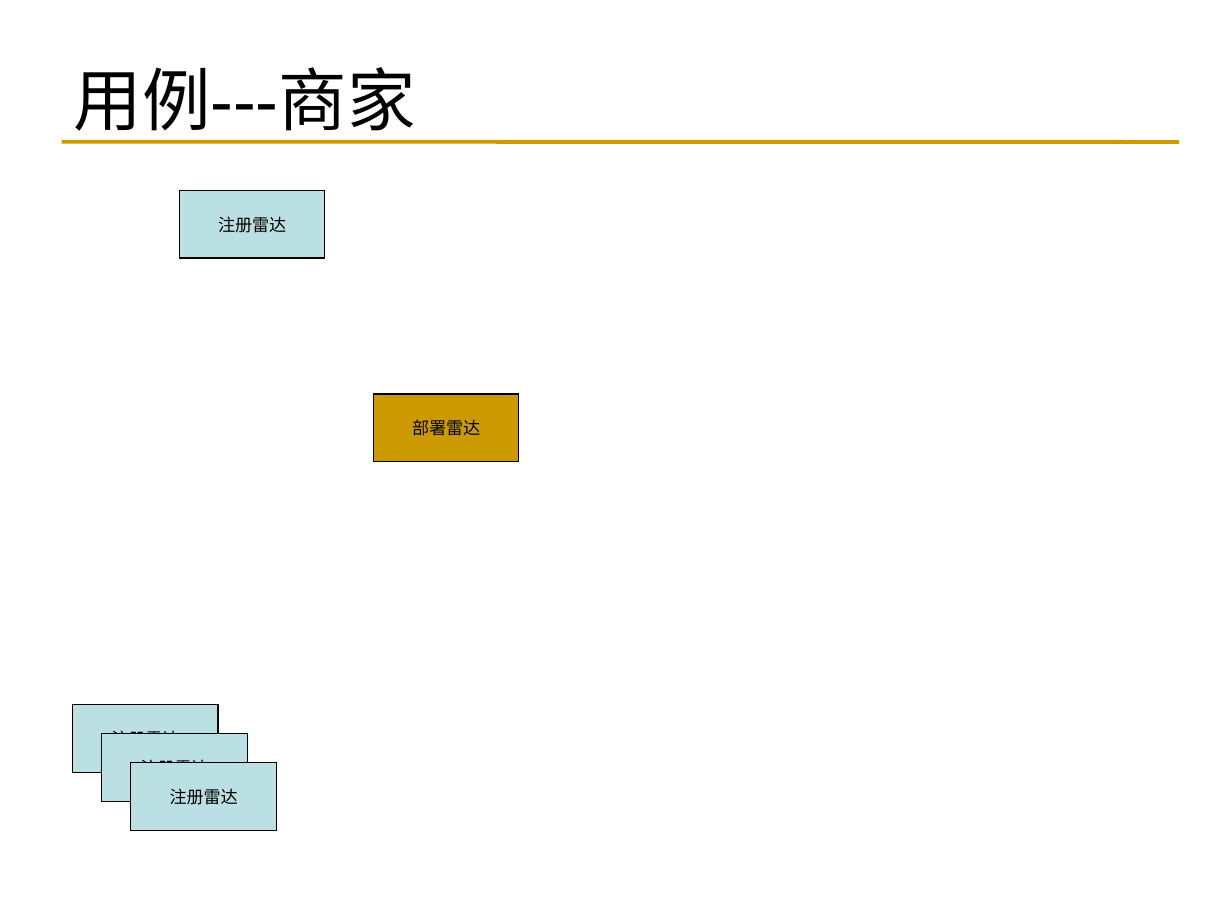
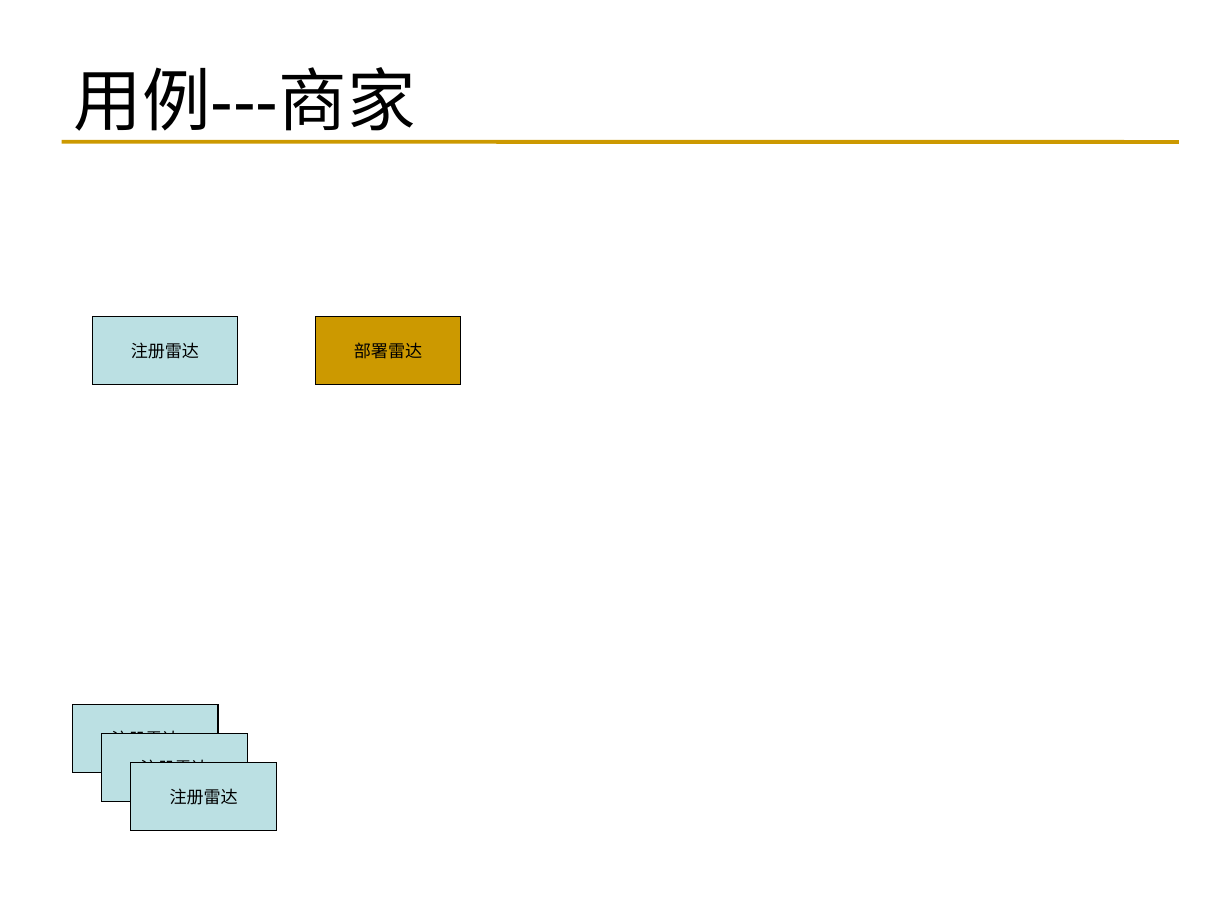
Before and after one commit to reetssydney/dcm, a slide deck: slide 6 of trunk/Second Life需求_张亮.ppt. Drawn at 1232x924 pixels with LibreOffice and Linux fonts; fonts in the diff are those of the drawing. Boxes give left, top, right and bottom in pixels: in the first picture for what was removed or moved away, otherwise in the second. Text is boxed around its words. In the diff, an @@ line names an element or a change of style, - is before the commit and + after.

```diff
--- a/trunk/Second Life需求_张亮.ppt
+++ b/trunk/Second Life需求_张亮.ppt
@@ rectangle "注册雷达": place and size @@
-rectangle "注册雷达" at (180, 191, 325, 259)
+rectangle "注册雷达" at (92, 317, 238, 384)
@@ rectangle "部署雷达": place and size @@
-rectangle "部署雷达" at (373, 394, 519, 462)
+rectangle "部署雷达" at (315, 317, 461, 384)
```
Also in this commit, not shown: 4 other slides changed.
